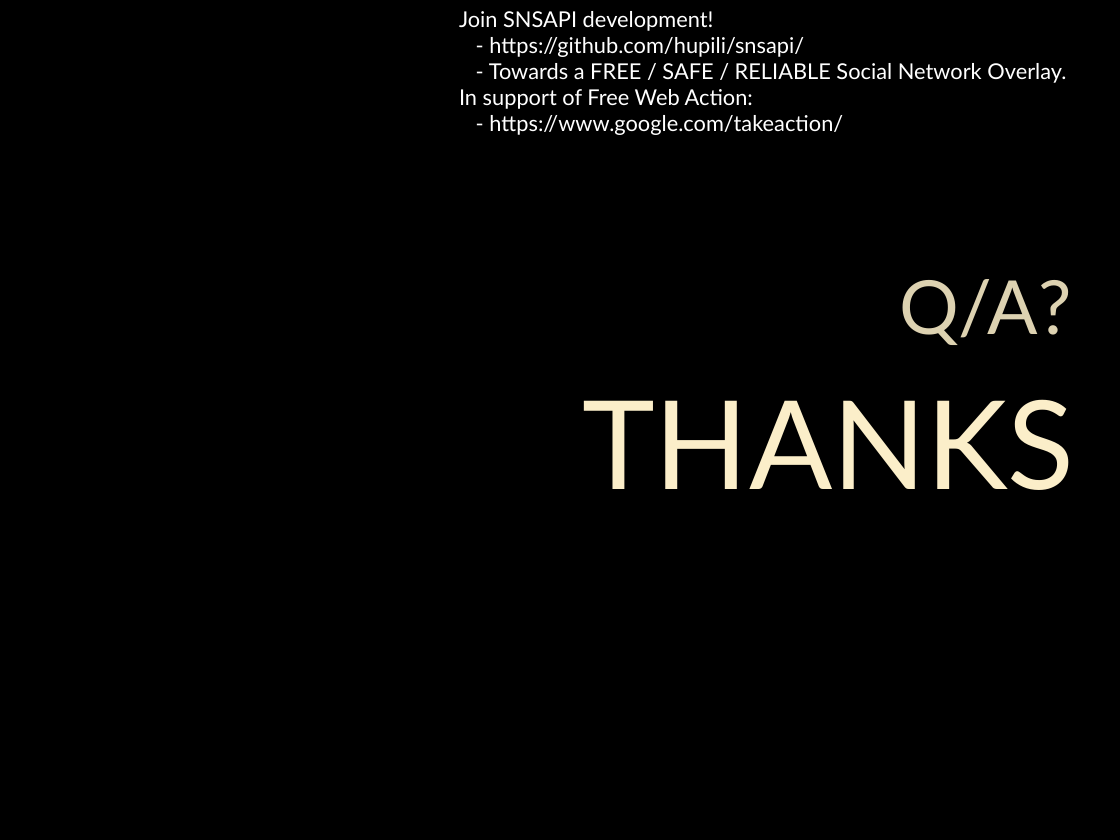
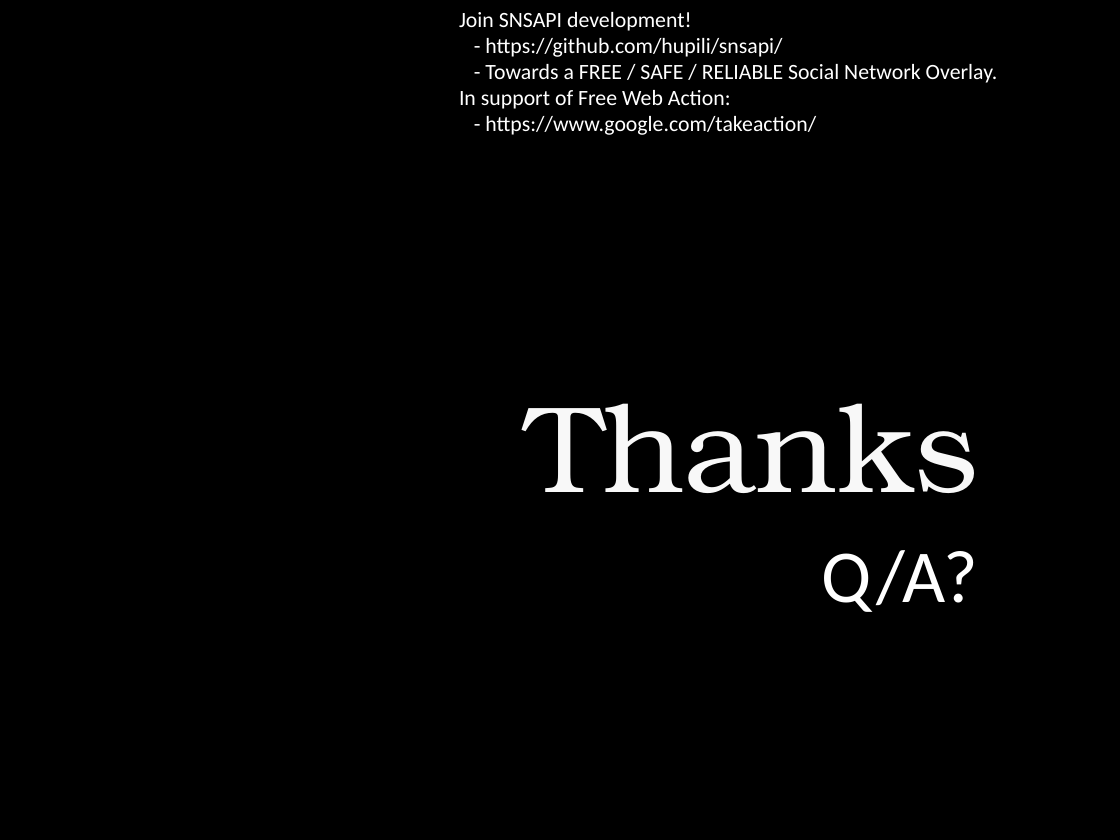
Before and after one commit to hupili/sns-router, a slide deck: slide 20 of doc/presentation/presentation-white.pptx. Drawn at 1120x840 pixels with LibreOffice and Linux fonts; fonts in the diff are those of the drawing; background and template pictures are left out. Boxes give left, top, right and bottom in pixels: in the first picture for what was removed or moved away, otherwise in the second. Text is boxed around its words. In the diff, an @@ line names an element or a change of style, - is before the commit and + after.

```diff
--- a/doc/presentation/presentation-white.pptx
+++ b/doc/presentation/presentation-white.pptx
@@ text "Join SNSAPI development!" at [459,12,998,135]: font Lato to Calibri @@
@@ title at [527,403,978,493]: text changed; font Lato to TeX Gyre Bonum; text colour #FBEEC9 to #F8F8F8 @@
-THANKS
+Thanks
@@ text "Q/A?": place and size @@
-text "Q/A?" at [899,279,1071,345]
+text "Q/A?" at [822,550,979,612]
@@ text "Q/A?" at [822,550,979,612]: font Lato to Calibri, text colour #DDD2B1 to #FFFFFF; less space between paragraphs; vertical alignment bottom to top @@
```
Also in this commit, not shown: 26 other slides changed, 1 other file.
